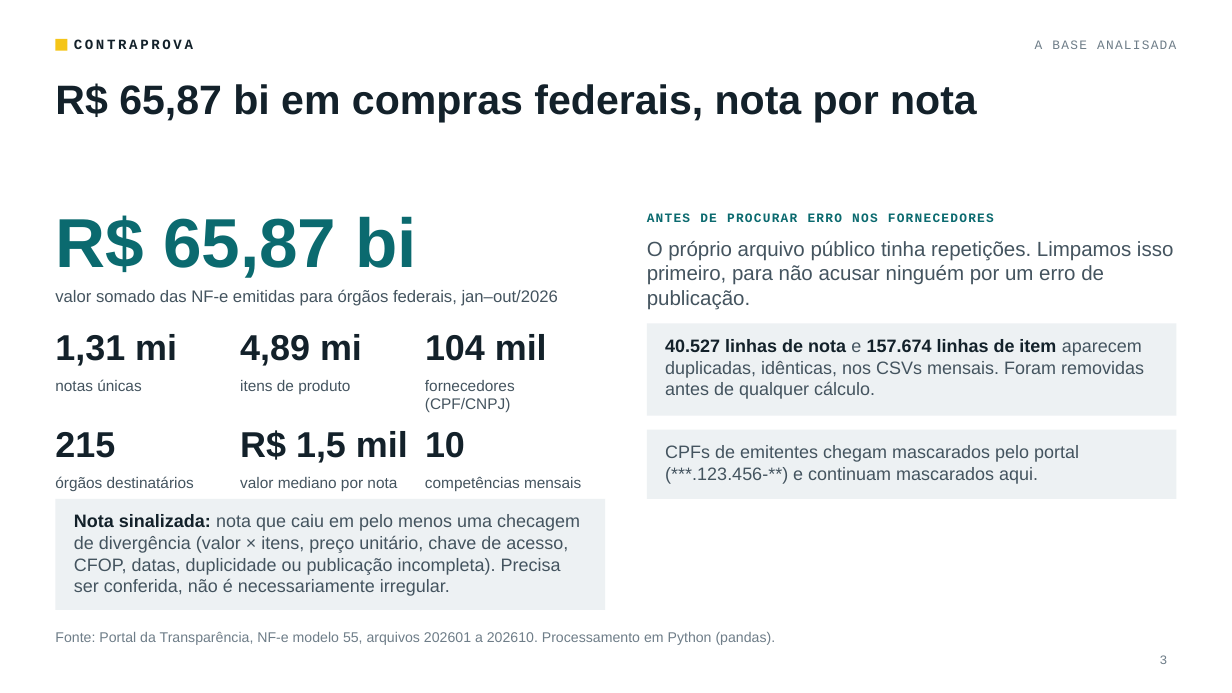
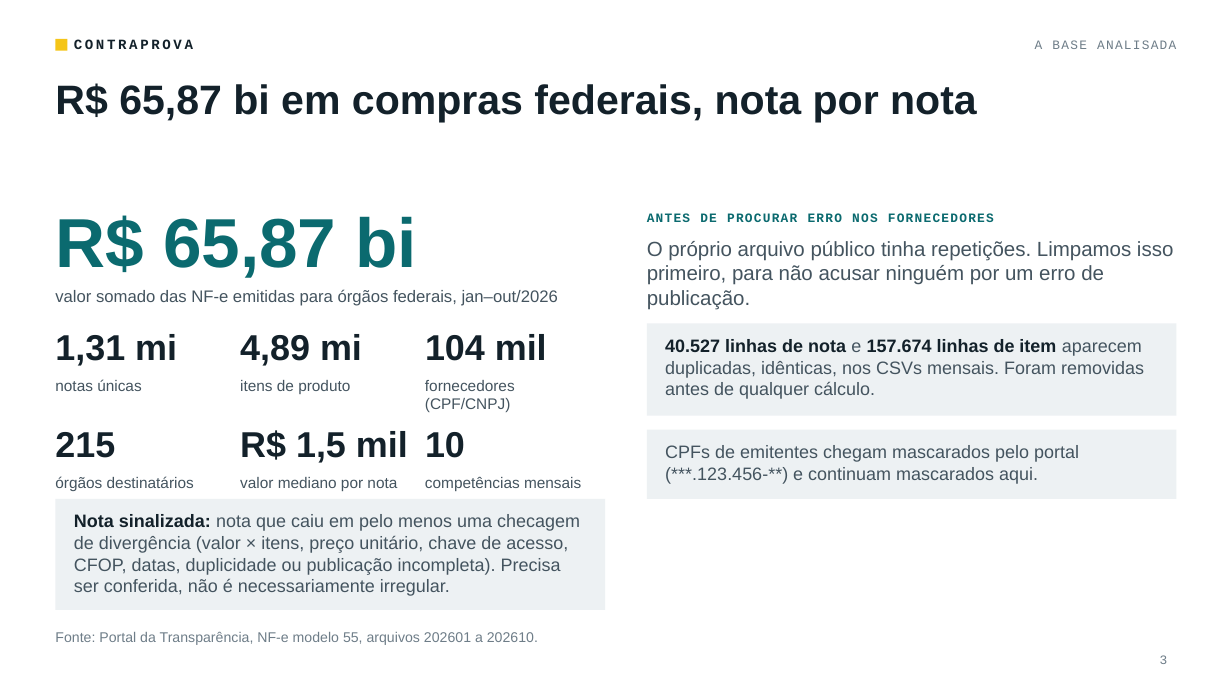
Before and after one commit to gustavo-rossin/projeto_contraprova_pos, a slide deck: slide 3 of apresentacao/contraprova_nfe.pptx. Drawn at 1232x693 pixels with LibreOffice and Linux fonts; fonts in the diff are those of the drawing. Boxes give left, top, right and bottom in pixels: in the first picture for what was removed or moved away, otherwise in the second. Text is boxed around its words. In the diff, an @@ line names an element or a change of style, - is before the commit and + after.

```diff
--- a/apresentacao/contraprova_nfe.pptx
+++ b/apresentacao/contraprova_nfe.pptx
@@ text at (55,632,538,645): text changed @@
-Fonte: Portal da Transparência, NF-e modelo 55, arquivos 202601 a 202610. Processamento em Python (pandas).
+Fonte: Portal da Transparência, NF-e modelo 55, arquivos 202601 a 202610.
```
Also in this commit, not shown: 1 other slide changed, 3 other files.
